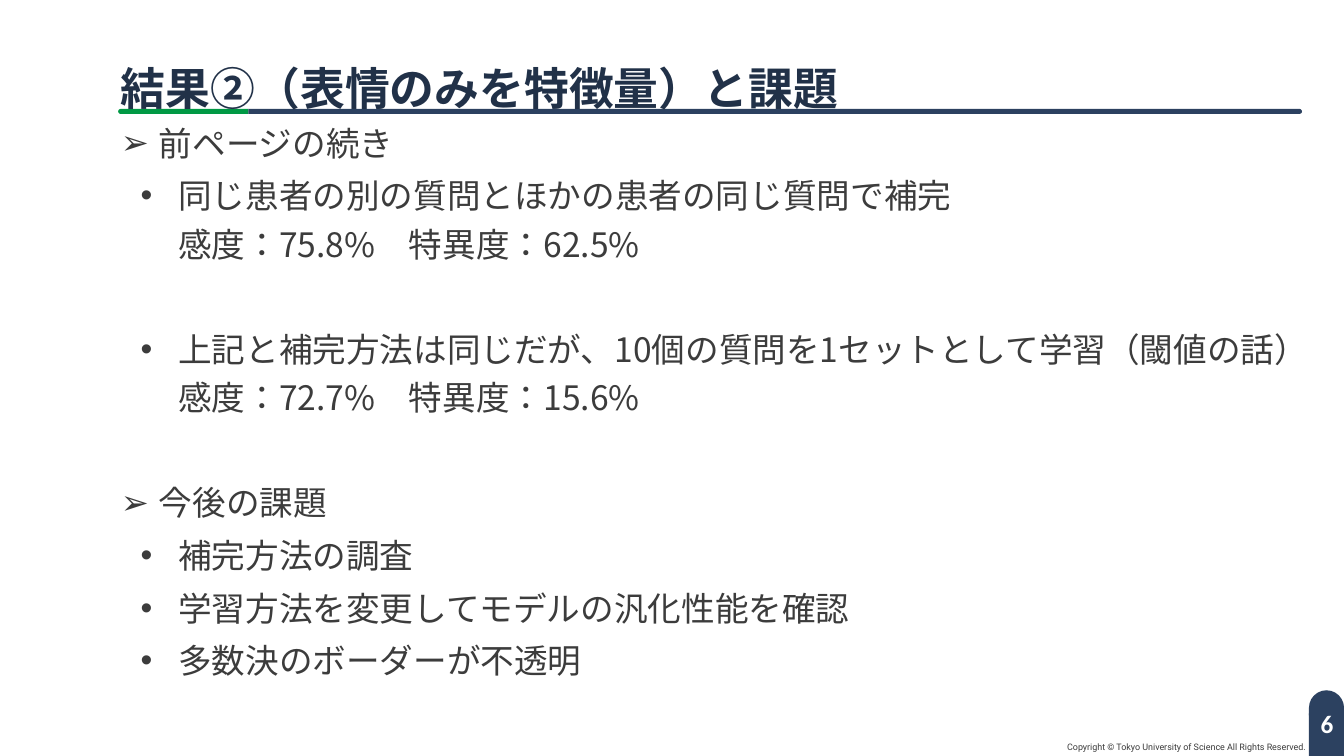
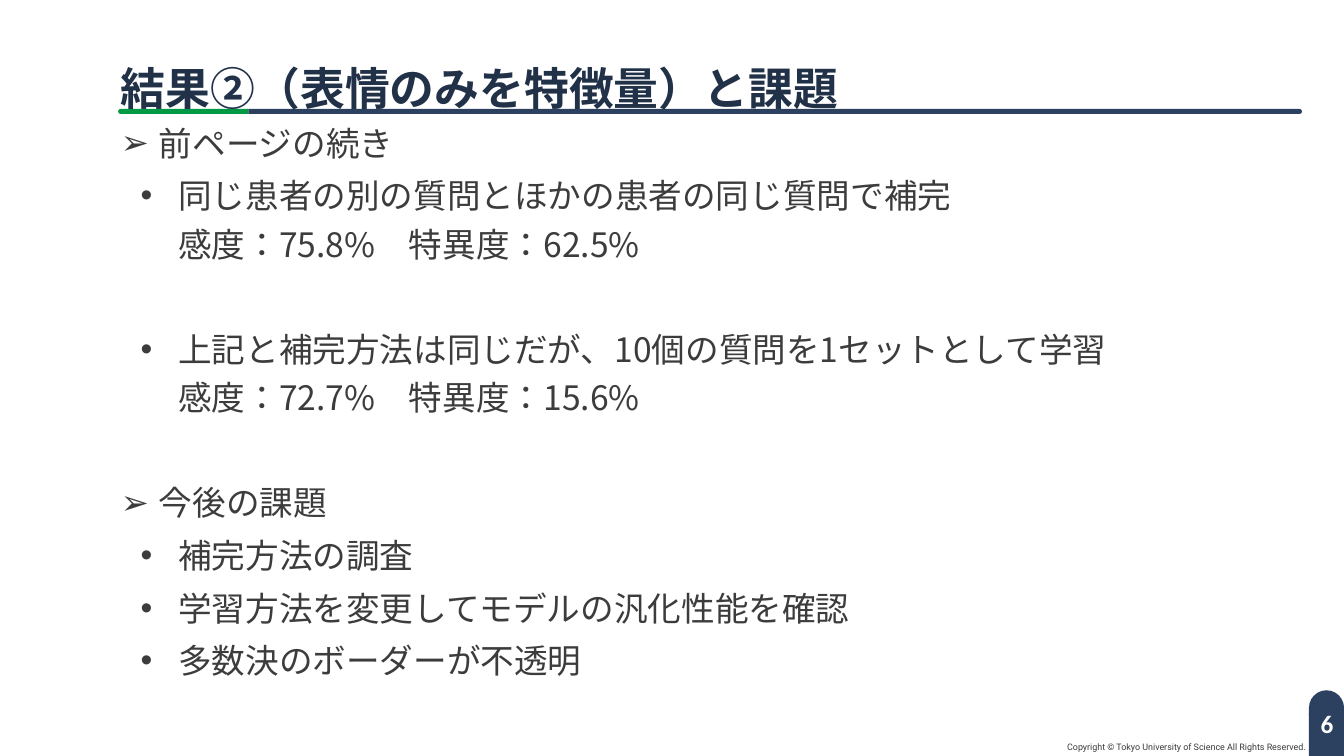
Before and after one commit to TUS-niho/Research, a slide deck: slide 6 of 関連論文/研究用スライド/せん妄分類研究進捗.pptx. Drawn at 1344x756 pixels with LibreOffice and Linux fonts; fonts in the diff are those of the drawing; background and template pictures are left out. Boxes give left, top, right and bottom in pixels: in the first picture for what was removed or moved away, otherwise in the second. Text is boxed around its words. In the diff, an @@ line names an element or a change of style, - is before the commit and + after.

```diff
--- a/関連論文/研究用スライド/せん妄分類研究進捗.pptx
+++ b/関連論文/研究用スライド/せん妄分類研究進捗.pptx
@@ text at (178, 333, 1106, 413): text changed @@
-  • 上記と補完方法は同じだが、10個の質問を1セットとして学習（閾値の話）
-    感度：72.7% 特異度：15.6%
+  • 上記と補完方法は同じだが、10個の質問を1セットとして学習
+    感度：72.7% 特異度：15.6%
```
Also in this commit, not shown: 1 other slide changed, 5 other files.
